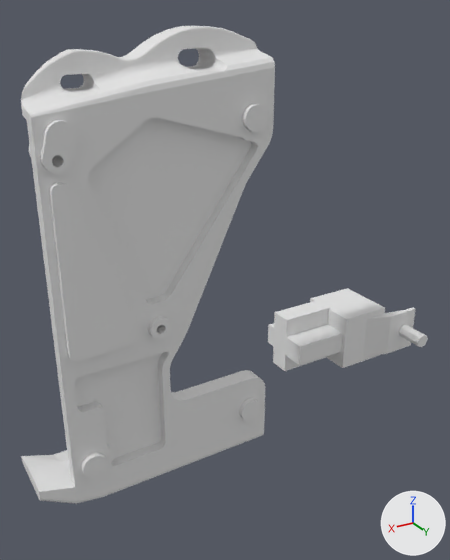
An edit to the Blender file CANDataCenter/FuseBoxMounting.blend, drawn before and after from the same camera.
One viewpoint serves both versions: a 50 mm camera at (0.086, 0.213, 0.164) aimed at (-0.032, 0.017, 0.066). The axes (+X, +Y, +Z) are drawn at lower right. The lights are the same throughout. The same objects are shown in both versions, whatever each file hides.

Before the edit, the objects in view are built like this:
```python
me_cube_001 = bpy.data.meshes.new('Cube.001')
me_cube_001.from_pydata(...)  # 2492 vertices, 2252 faces; spans x -0.044..0.056, y -0.005..0.028, z -0.011..0.161
me_cube_004 = bpy.data.meshes.new('Cube.004')
me_cube_004.from_pydata(...)  # 102 vertices, 88 faces; spans x -0.0141..0.0141, y -0.0142..0.0184, z -0.0381..0.0294
me_cylinder_002 = bpy.data.meshes.new('Cylinder.002')
me_cylinder_002.from_pydata(...)  # an 8-sided cylinder along y spanning x -0.0034..0.0034, y -0.0034..0.0254, z 0.0192..0.0259
ob_relay = bpy.data.objects.new('Relay', me_cube_004)
ob_relay.location = (-0.1141, 0.0, 0.0151)
ob_relay.rotation_euler = (0.0, -1.571, 0.0)  # degrees (0, -90, 0)
ob_relay_hole = bpy.data.objects.new('Relay Hole', me_cylinder_002)
ob_relay_hole.location = (-0.1367, 0.006, -0.0075)
ob_v3_mounting_panel = bpy.data.objects.new('V3_Mounting Panel', me_cube_001)
ob_v3_mounting_panel.location = (-0.0045, -0.0015, -0.0014)
```
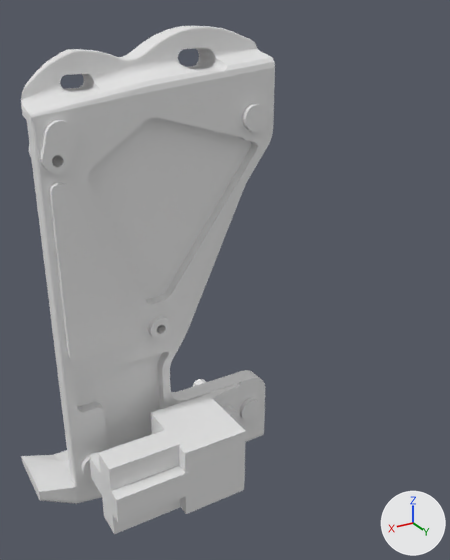
Changed parts and their boxes [x1, y1, x2, y2] in the pictures (450 x 560 px):
'Relay', moved, turned: before [268, 288, 416, 371]; after [89, 384, 246, 534]
'Relay Hole', moved: before [399, 325, 428, 347]; after [193, 379, 239, 422]

The change, as a list of edits to the scene's bpy script:
```text
Change ob_relay:
    ob_relay.location: (-0.1141, 0.0, 0.0151) -> (-0.0044, 0.0425, 0.0103)
    ob_relay.rotation_euler: (0.0, -1.571, 0.0) -> (3.142, -4.724, 0.0)  # degrees (0, -90, 0) -> degrees (180, -271, 0)
Change ob_relay_hole:
    ob_relay_hole.location: (-0.1367, 0.006, -0.0075) -> (-0.027, 0.006, -0.0125)
```
